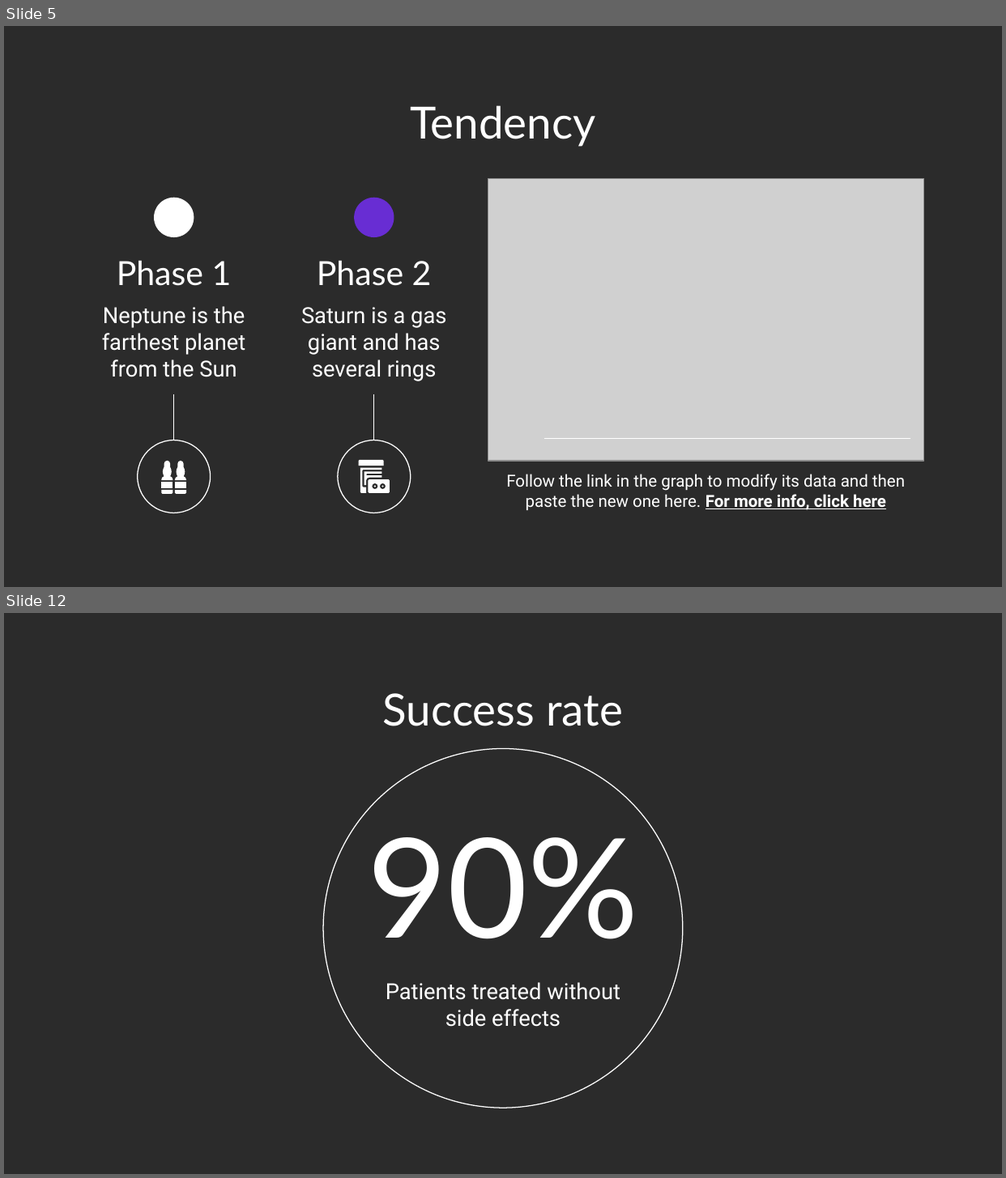
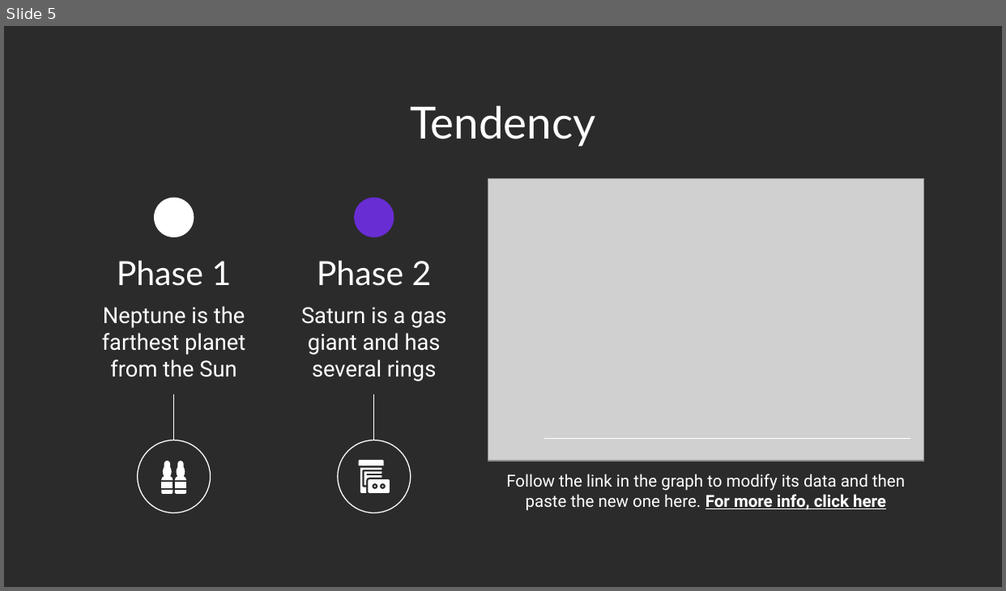
Before and after one commit to usedgenes/Rocketry-Advanced-Curriculum, a slide deck: Daily Lesson Plans/Day 7/Day 7.pptx. Shown one above the other, each under a label of ours: slides 5 and 12 before the commit, slide 5 after it; the slides between them are not shown. The pictures are 1006x1178 and 1006x591 pixels, drawn with LibreOffice and Linux fonts; fonts in the diff are those of the drawing; grey boxes stand for pictures; background and template pictures are left out; a plain dark background stands for a picture behind light text. Boxes give left, top, right and bottom in pixels: in the first picture for what was removed or moved away, otherwise in the second. Text is boxed around its words. In the diff, an @@ line names an element or a change of style, - is before the commit and + after.

```diff
--- a/Daily Lesson Plans/Day 7/Day 7.pptx
+++ b/Daily Lesson Plans/Day 7/Day 7.pptx
@@ slide 12 removed at bbox=[4, 613, 1002, 1174], background picture (left out) @@
@@ title removed at bbox=[383, 693, 623, 726] @@
-Success rate
@@ ellipse removed at bbox=[323, 749, 683, 1108] @@
@@ title removed at bbox=[367, 837, 639, 939] @@
-90%
@@ subtitle removed at bbox=[386, 982, 620, 1027] @@
-Patients treated without side effects
```
Also in this commit, not shown: 2 slides changed, 1 slide added, 7 other slides removed, 17 other files.
